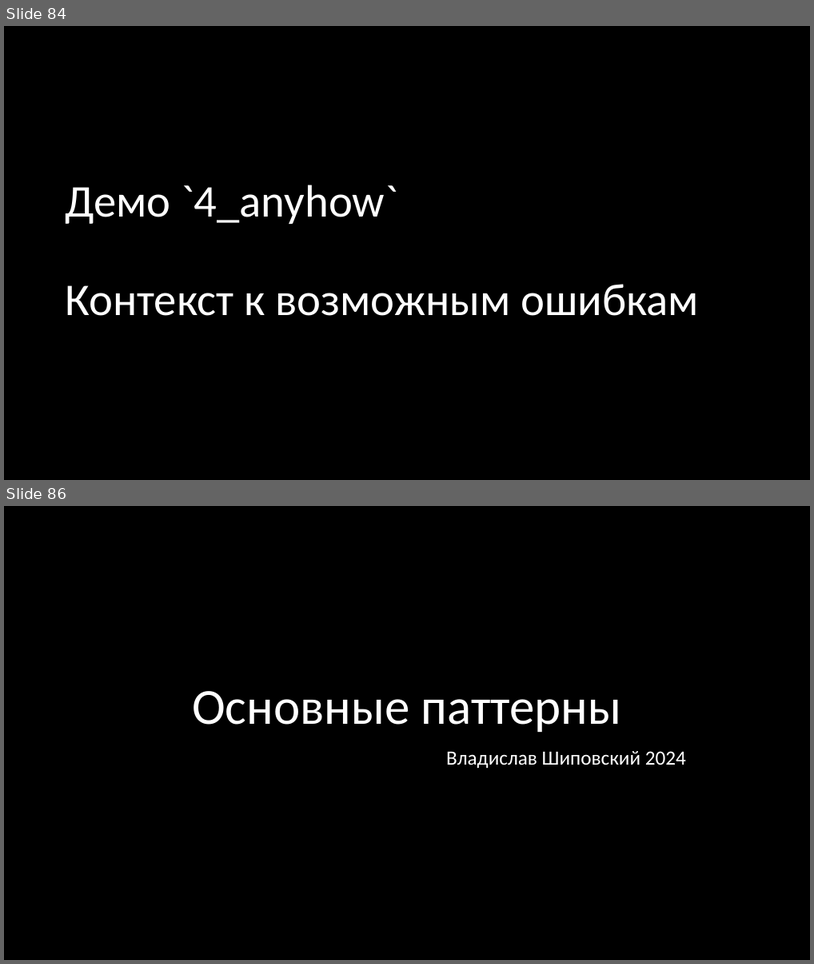
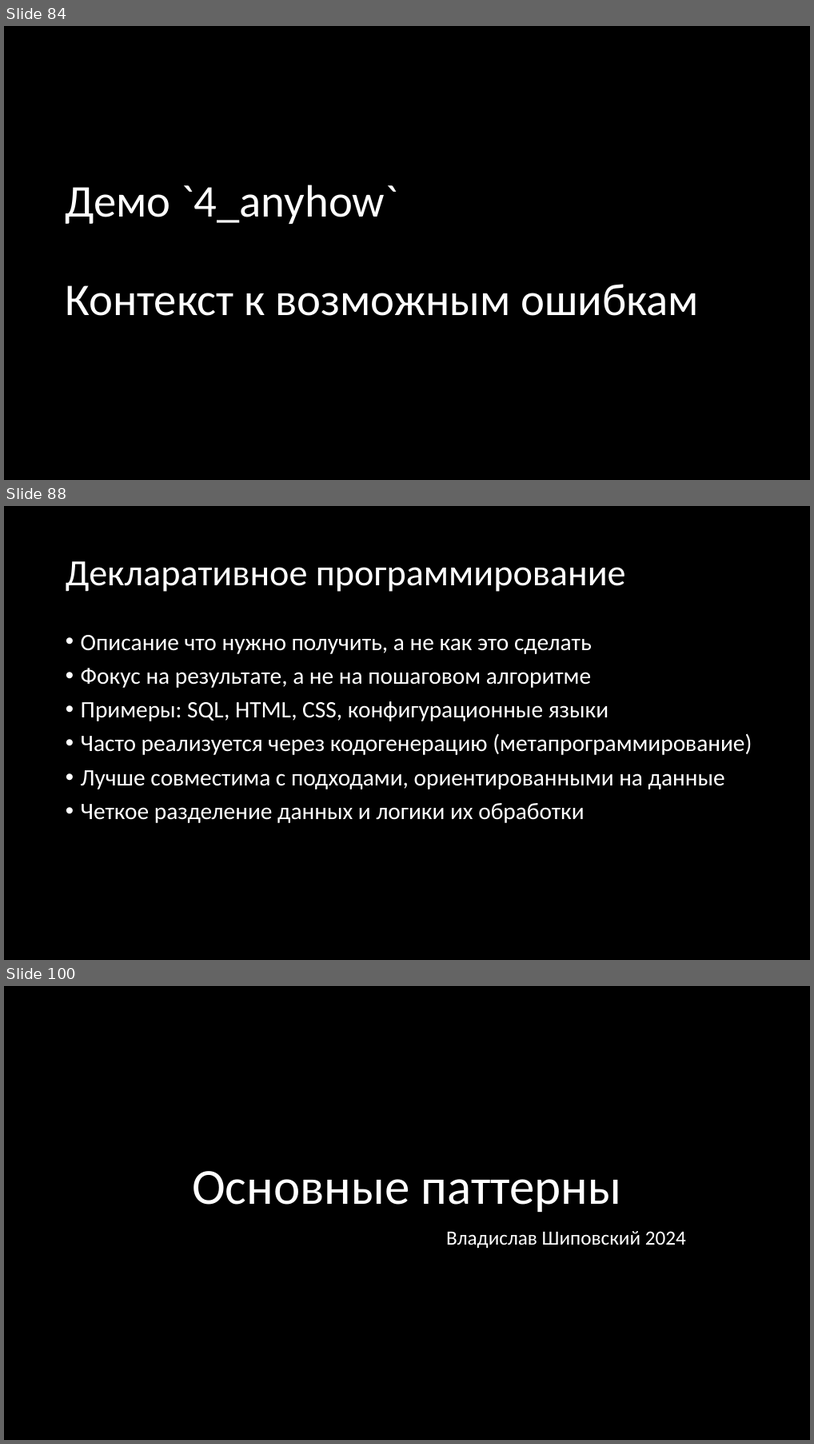
Before and after one commit to Gordon01/learn-rust, a slide deck: keynotes/Rust 2024.pptx. Shown one above the other, each under a label of ours: slides 84 and 86 before the commit, slides 84, 88 and 100 after it; the slides between them are not shown. The pictures are 814x964 and 814x1444 pixels, drawn with LibreOffice and Linux fonts; fonts in the diff are those of the drawing. Boxes give left, top, right and bottom in pixels: in the first picture for what was removed or moved away, otherwise in the second. Text is boxed around its words. In the diff, an @@ line names an element or a change of style, - is before the commit and + after.

```diff
--- a/keynotes/Rust 2024.pptx
+++ b/keynotes/Rust 2024.pptx
@@ slide 88 added at (x1=4, y1=506, x2=810, y2=960), background #000000 @@
@@ title added at (x1=66, y1=561, x2=626, y2=592), 44 pt, text #FFFFFF @@
+Декларативное программирование
@@ text added at (x1=81, y1=635, x2=752, y2=823), 28 pt, text #FFFFFF @@
+• Описание что нужно получить, а не как это сделать
+• Фокус на результате, а не на пошаговом алгоритме
+• Примеры: SQL, HTML, CSS, конфигурационные языки
+• Часто реализуется через кодогенерацию (метапрограммирование)
+• Лучше совместима с подходами, ориентированными на данные
+• Четкое разделение данных и логики их обработки
@@ what was slide 86 is now slide 100 @@
```
Also in this commit, not shown: 1 slide changed, 13 other slides added, 7 other files.
